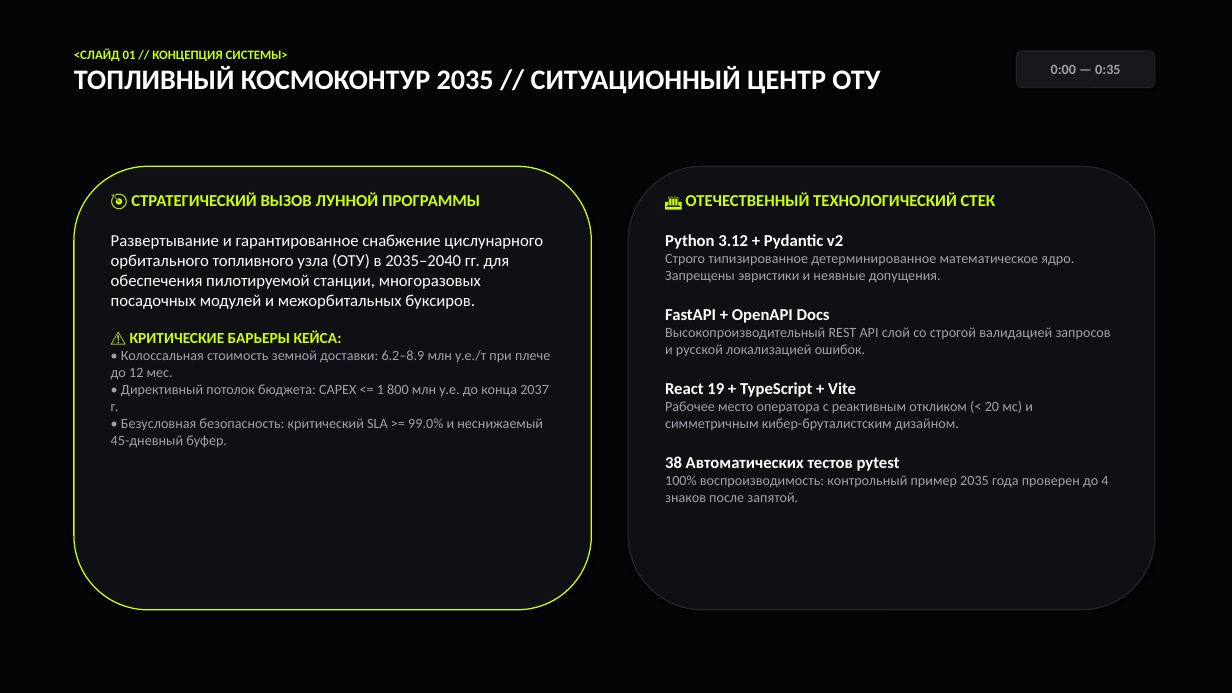
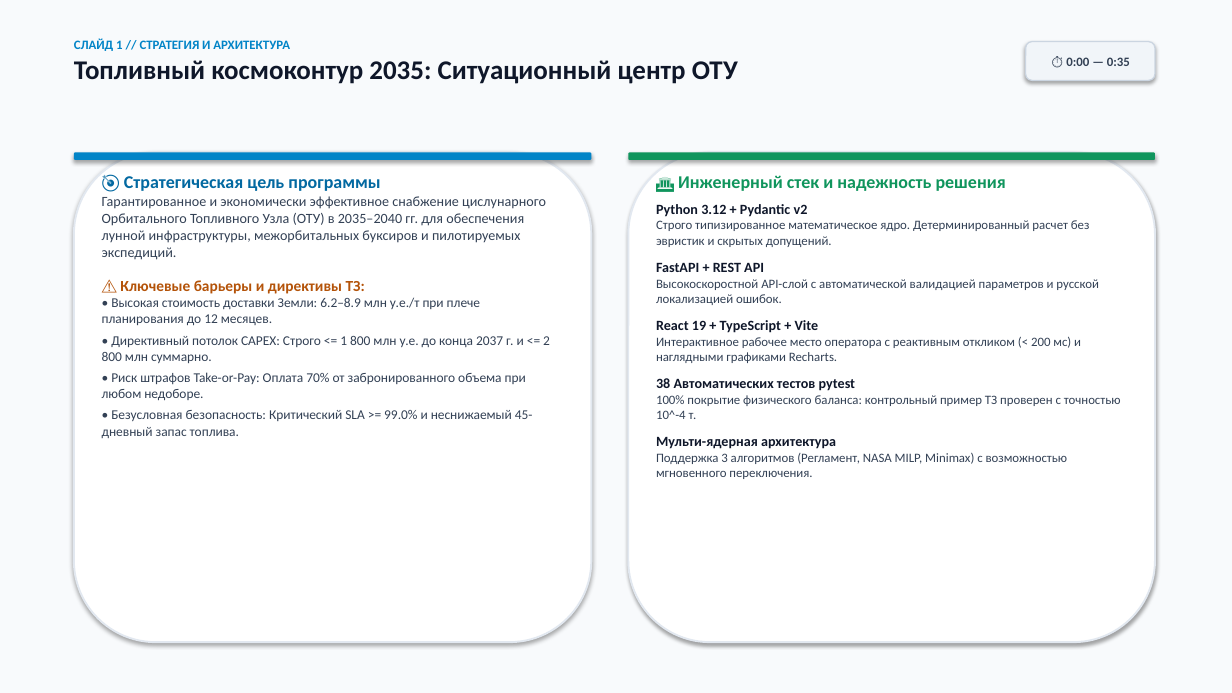
Before and after one commit to zahar713713-dot/Cosmo-Hackaton-2026, a slide deck: slide 1 of Presentation_Space_Logistics_2035.pptx. Drawn at 1232x693 pixels with LibreOffice and Linux fonts; fonts in the diff are those of the drawing. Boxes give left, top, right and bottom in pixels: in the first picture for what was removed or moved away, otherwise in the second. Text is boxed around its words. In the diff, an @@ line names an element or a change of style, - is before the commit and + after.

Commit message:
fix: revamp presentations with executive high-contrast theme and legible text

```diff
--- a/Presentation_Space_Logistics_2035.pptx
+++ b/Presentation_Space_Logistics_2035.pptx
@@ rectangle at [0,0,1232,693]: fill #050507 to #F8FAFC @@
@@ text at [74,39,738,84]: text changed; size 22 to 21 pt; text colour #FFFFFF to #0F172A @@
-<СЛАЙД 01 // КОНЦЕПЦИЯ СИСТЕМЫ>
-ТОПЛИВНЫЙ КОСМОКОНТУР 2035 // СИТУАЦИОННЫЙ ЦЕНТР ОТУ
+СЛАЙД 1 // СТРАТЕГИЯ И АРХИТЕКТУРА
+Топливный космоконтур 2035: Ситуационный центр ОТУ
@@ rounded rectangle "⏱ 0:00 — 0:35": place and size @@
-rounded rectangle "⏱ 0:00 — 0:35" at [1017,51,1155,88]
+rounded rectangle "⏱ 0:00 — 0:35" at [1026,42,1155,80]
@@ rounded rectangle "⏱ 0:00 — 0:35" at [1026,42,1155,80]: fill #18181C to #F1F5F9; outline #23232A 0.75 pt to #CBD5E1 1 pt @@
@@ text in rounded rectangle at [1066,57,1130,66]: text changed; size 11 to 10 pt; text colour #A1A1AA to #334155 @@
-0:00 — 0:35
+⏱ 0:00 — 0:35
@@ rounded rectangle: place and size @@
-rounded rectangle at [74,166,592,610]
+rounded rectangle at [74,152,592,642]
@@ rounded rectangle at [74,152,592,642]: fill #0F0F14 to #FFFFFF; outline #CCFF00 1 pt to #E2E8F0 1.5 pt @@
@@ rounded rectangle added at [74,152,592,160], fill #0284C7 @@
@@ text at [102,176,550,438]: text changed; size 13 to 10.5 pt; text colour #A1A1AA to #334155 @@
-🎯 СТРАТЕГИЧЕСКИЙ ВЫЗОВ ЛУННОЙ ПРОГРАММЫ
-Развертывание и гарантированное снабжение цислунарного орбитального топливного узла (ОТУ) в 2035–2040 гг. для обеспечения пилотируемой станции, многоразовых посадочных модулей и межорбитальных буксиров.
-⚠️ КРИТИЧЕСКИЕ БАРЬЕРЫ КЕЙСА:
-• Колоссальная стоимость земной доставки: 6.2–8.9 млн у.е./т при плече до 12 мес.
-• Директивный потолок бюджета: CAPEX <= 1 800 млн у.е. до конца 2037 г.
-• Безусловная безопасность: критический SLA >= 99.0% и неснижаемый 45-дневный буфер.
+🎯 Стратегическая цель программы
+Гарантированное и экономически эффективное снабжение цислунарного Орбитального Топливного Узла (ОТУ) в 2035–2040 гг. для обеспечения лунной инфраструктуры, межорбитальных буксиров и пилотируемых экспедиций.
+⚠️ Ключевые барьеры и директивы ТЗ:
+• Высокая стоимость доставки Земли: 6.2–8.9 млн у.е./т при плече планирования до 12 месяцев.
+• Директивный потолок CAPEX: Строго <= 1 800 млн у.е. до конца 2037 г. и <= 2 800 млн суммарно.
+• Риск штрафов Take-or-Pay: Оплата 70% от забронированного объема при любом недоборе.
+• Безусловная безопасность: Критический SLA >= 99.0% и неснижаемый 45-дневный запас топлива.
@@ rounded rectangle: place and size @@
-rounded rectangle at [628,166,1155,610]
+rounded rectangle at [628,152,1155,642]
@@ rounded rectangle at [628,152,1155,642]: fill #0F0F14 to #FFFFFF; outline #23232A 1 pt to #E2E8F0 1.5 pt @@
@@ rounded rectangle added at [628,152,1155,160], fill #10955D @@
@@ text "🏛️ Инженерный стек и надежность ...": place and size @@
-text "🏛️ Инженерный стек и надежность ..." at [665,192,1108,502]
+text "🏛️ Инженерный стек и надежность ..." at [656,175,1121,479]
@@ text at [678,175,1006,191]: text changed; size 13 to 14 pt; text colour #CCFF00 to #10955D @@
-🏛️ ОТЕЧЕСТВЕННЫЙ ТЕХНОЛОГИЧЕСКИЙ СТЕК
+🏛️ Инженерный стек и надежность решения
@@ text at [656,204,855,391]: size 13 to 11 pt, text colour #FFFFFF to #0F172A in "Python 3.12 + Pydantic v2", "React 19 + TypeScript + Vite", "38 Автоматических тестов pytest"; more space between paragraphs @@
@@ text at [656,220,1099,305]: text changed; size 11 to 10 pt; text colour #A1A1AA to #334155 @@
-Строго типизированное детерминированное математическое ядро. Запрещены эвристики и неявные допущения.
-FastAPI + OpenAPI Docs
-Высокопроизводительный REST API слой со строгой валидацией запросов и русской локализацией ошибок.
+Строго типизированное математическое ядро. Детерминированный расчет без эвристик и скрытых допущений.
+FastAPI + REST API
+Высокоскоростной API-слой с автоматической валидацией параметров и русской локализацией ошибок.
@@ text at [656,337,1081,363]: text changed; size 11 to 10 pt; text colour #A1A1AA to #334155 @@
-Рабочее место оператора с реактивным откликом (< 20 мс) и симметричным кибер-бруталистским дизайном.
+Интерактивное рабочее место оператора с реактивным откликом (< 200 мс) и наглядными графиками Recharts.
@@ text at [656,395,1121,479]: text changed; size 11 to 10 pt; text colour #A1A1AA to #334155 @@
-100% воспроизводимость: контрольный пример 2035 года проверен до 4 знаков после запятой.
+100% покрытие физического баланса: контрольный пример ТЗ проверен с точностью 10^-4 т.
+Мульти-ядерная архитектура
+Поддержка 3 алгоритмов (Регламент, NASA MILP, Minimax) с возможностью мгновенного переключения.
```
Also in this commit, not shown: 4 other slides changed, 2 slides added, 2 slides removed, 3 other files.
